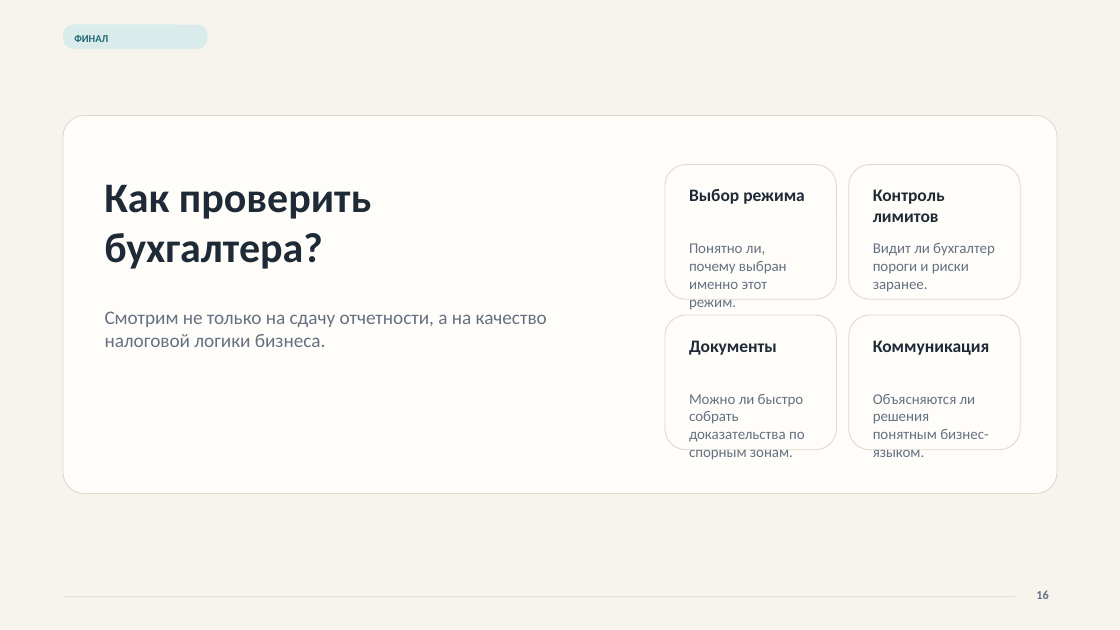
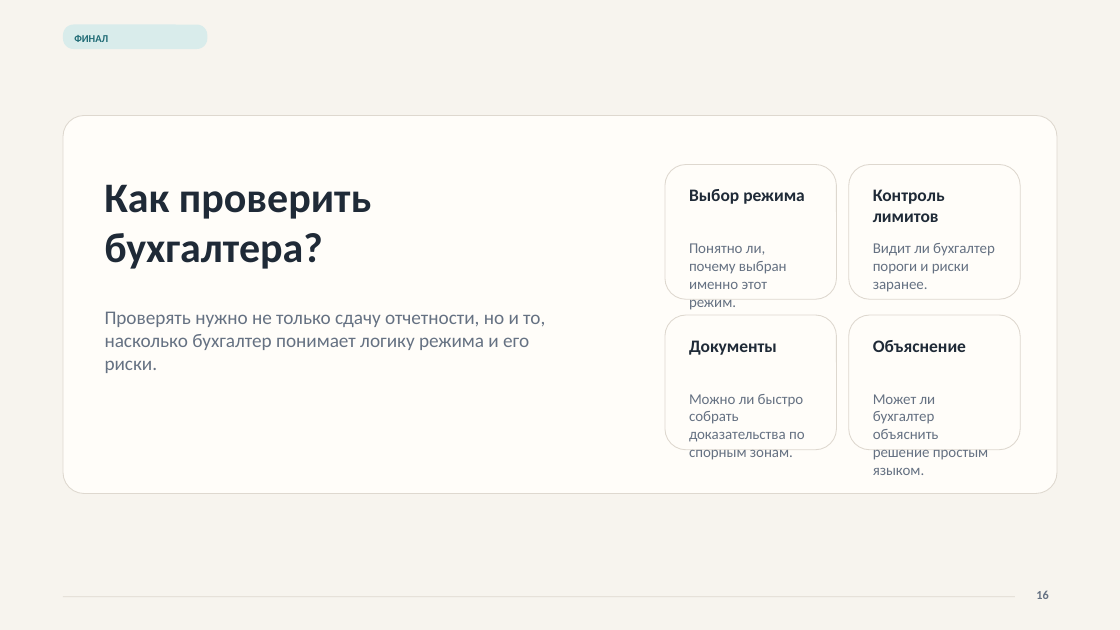
Before and after one commit to NeVika2026/nevikahub, a slide deck: slide 16 of ekaterina-tax-students/assets/tax-systems-ekaterina.pptx. Drawn at 1120x630 pixels with LibreOffice and Linux fonts; fonts in the diff are those of the drawing. Boxes give left, top, right and bottom in pixels: in the first picture for what was removed or moved away, otherwise in the second. Text is boxed around its words. In the diff, an @@ line names an element or a change of style, - is before the commit and + after.

```diff
--- a/ekaterina-tax-students/assets/tax-systems-ekaterina.pptx
+++ b/ekaterina-tax-students/assets/tax-systems-ekaterina.pptx
@@ text at <box>105,311,545,373</box>: text changed @@
-Смотрим не только на сдачу отчетности, а на качество налоговой логики бизнеса.
+Проверять нужно не только сдачу отчетности, но и то, насколько бухгалтер понимает логику режима и его риски.
@@ text at <box>873,340,966,352</box>: text changed @@
-Коммуникация
+Объяснение
@@ text at <box>873,394,988,475</box>: text changed @@
-Объясняются ли решения понятным бизнес-языком.
+Может ли бухгалтер объяснить решение простым языком.
```
Also in this commit, not shown: 14 other slides changed, 3 other files.
